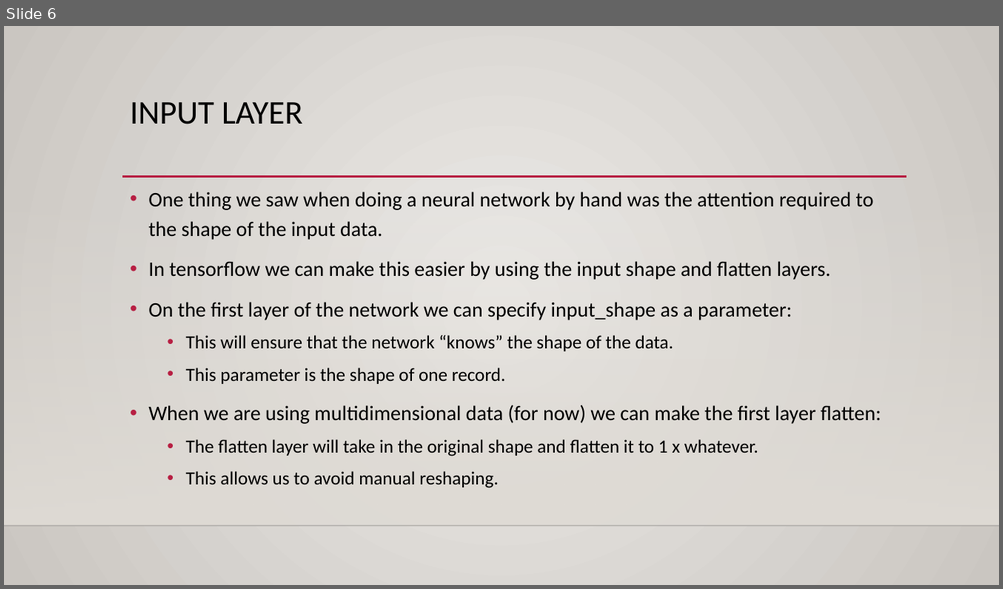
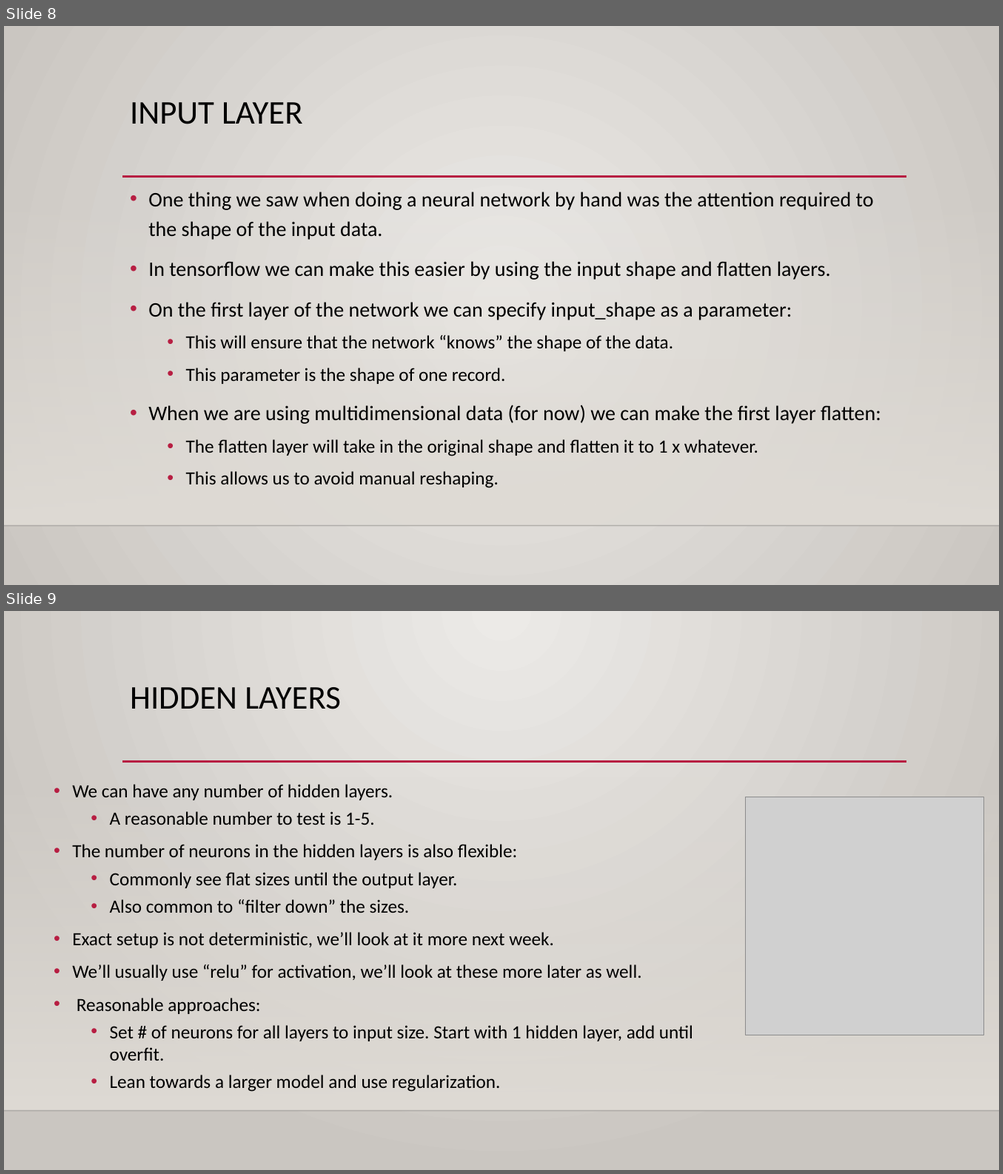
Before and after one commit to allyryry/3950_Workbooks, a slide deck: reference_content/Slides/keras_intro.pptx. Shown one above the other, each under a label of ours: slide 6 before the commit, slides 8 and 9 after it. The pictures are 1003x589 and 1003x1174 pixels, drawn with LibreOffice and Linux fonts; fonts in the diff are those of the drawing; grey boxes stand for pictures; background and template pictures are left out. Boxes give left, top, right and bottom in pixels: in the first picture for what was removed or moved away, otherwise in the second. Text is boxed around its words. In the diff, an @@ line names an element or a change of style, - is before the commit and + after.

```diff
--- a/reference_content/Slides/keras_intro.pptx
+++ b/reference_content/Slides/keras_intro.pptx
@@ slide 9 added at bbox=[4, 611, 999, 1170], background gradient #ECEAE7 to #CAC7C1; not listed: 3 template elements that a slide beside it also shows @@
@@ title added at bbox=[130, 687, 341, 709], 32 pt, text #000000 @@
+HIDDEN LAYERS
@@ text added at bbox=[72, 784, 693, 1092], 18 pt, text #000000 @@
+• We can have any number of hidden layers.
+  • A reasonable number to test is 1-5.
+• The number of neurons in the hidden layers is also flexible:
+  • Commonly see flat sizes until the output layer.
+  • Also common to “filter down” the sizes.
+• Exact setup is not deterministic, we’ll look at it more next week.
+• We’ll usually use “relu” for activation, we’ll look at these more later as well.
+• Reasonable approaches:
+  • Set # of neurons for all layers to input size. Start with 1 hidden layer, add until overfit.
+  • Lean towards a larger model and use regularization.
@@ picture added at bbox=[745, 797, 984, 1036] @@
@@ what was slide 6 is now slide 8 @@
```
Also in this commit, not shown: 4 slides changed, 5 other slides added, 2 other files.
